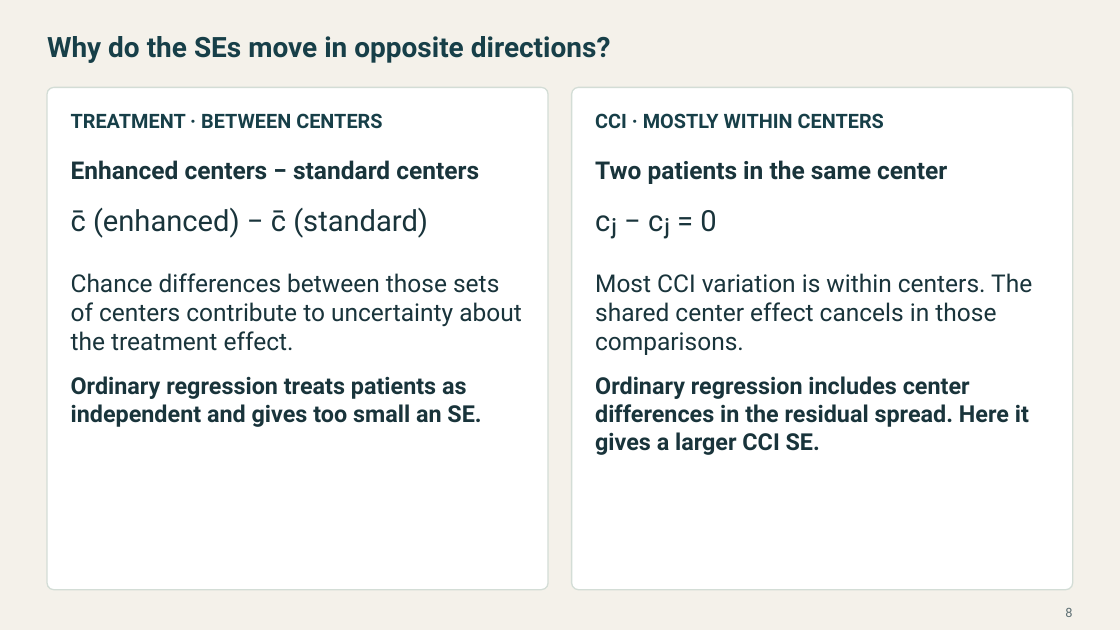
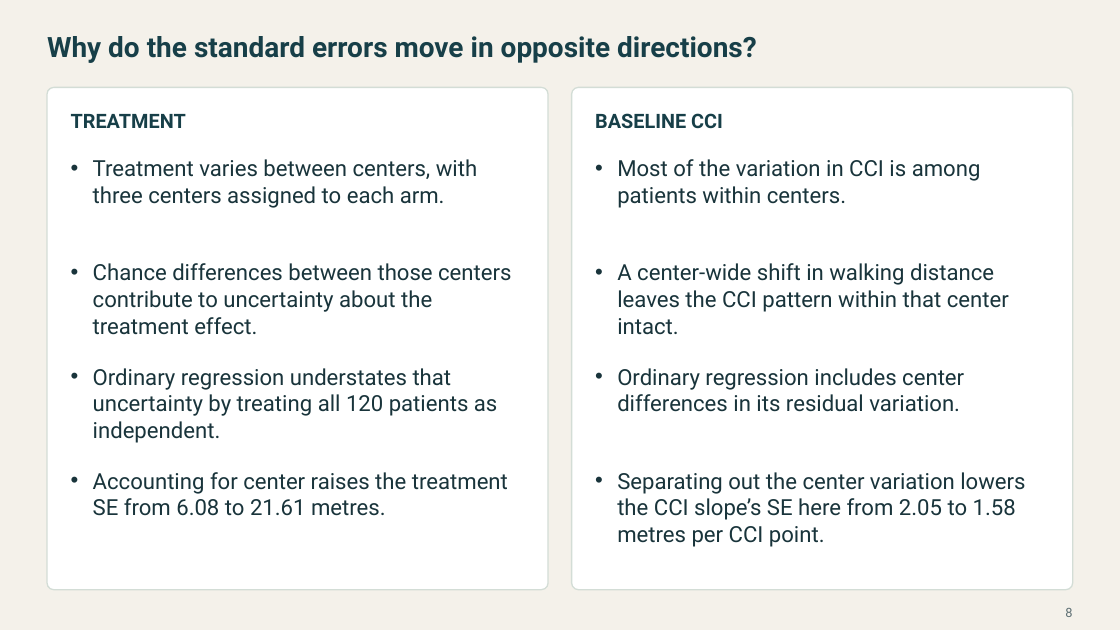
Before and after one commit to Postmus/BeyondMLR, a slide deck: slide 8 of lectures_2627/week3/Beyond_MLR_Week_3.pptx. Drawn at 1120x630 pixels with LibreOffice and Linux fonts; fonts in the diff are those of the drawing. Boxes give left, top, right and bottom in pixels: in the first picture for what was removed or moved away, otherwise in the second. Text is boxed around its words. In the diff, an @@ line names an element or a change of style, - is before the commit and + after.

```diff
--- a/lectures_2627/week3/Beyond_MLR_Week_3.pptx
+++ b/lectures_2627/week3/Beyond_MLR_Week_3.pptx
@@ text at <box>47,36,757,63</box>: text changed @@
-Why do the SEs move in opposite directions?
+Why do the standard errors move in opposite directions?
@@ text at <box>71,114,186,128</box>: text changed @@
-TREATMENT · BETWEEN CENTERS
+TREATMENT
@@ text at <box>595,113,723,129</box>: text changed @@
-CCI · MOSTLY WITHIN CENTERS
+BASELINE CCI
@@ text at <box>93,159,477,208</box>: text changed; size 21 to 19 pt; bold off @@
-Enhanced centers − standard centers
+• Treatment varies between centers, with three centers assigned to each arm.
@@ text at <box>617,159,981,208</box>: text changed; size 21 to 19 pt; bold off @@
-Two patients in the same center
+• Most of the variation in CCI is among patients within centers.
@@ text removed at <box>71,208,428,238</box> @@
-c̄ (enhanced) − c̄ (standard)
@@ text at <box>93,263,511,335</box>: text changed; size 21 to 19 pt @@
-Chance differences between those sets of centers contribute to uncertainty about the treatment effect.
+• Chance differences between those centers contribute to uncertainty about the treatment effect.
@@ text at <box>617,263,1009,335</box>: text changed; size 25 to 19 pt @@
-cⱼ − cⱼ = 0
+• A center-wide shift in walking distance leaves the CCI pattern within that center intact.
@@ text removed at <box>595,273,1032,355</box> @@
-Most CCI variation is within centers. The shared center effect cancels in those comparisons.
@@ text at <box>93,368,497,443</box>: text changed; size 20 to 19 pt; bold off @@
-Ordinary regression treats patients as independent and gives too small an SE.
+• Ordinary regression understates that uncertainty by treating all 120 patients as independent.
@@ text at <box>617,368,964,412</box>: text changed; size 20 to 19 pt; bold off @@
-Ordinary regression includes center differences in the residual spread. Here it gives a larger CCI SE.
+• Ordinary regression includes center differences in its residual variation.
@@ text added at <box>93,472,508,516</box>, 19 pt, text #19343B @@
+• Accounting for center raises the treatment SE from 6.08 to 21.61 metres.
@@ text added at <box>617,472,1025,547</box>, 19 pt, text #19343B @@
+• Separating out the center variation lowers the CCI slope’s SE here from 2.05 to 1.58 metres per CCI point.
```
Also in this commit, not shown: 10 other slides changed, 1 slide added, 1 slide removed, 13 other files.
